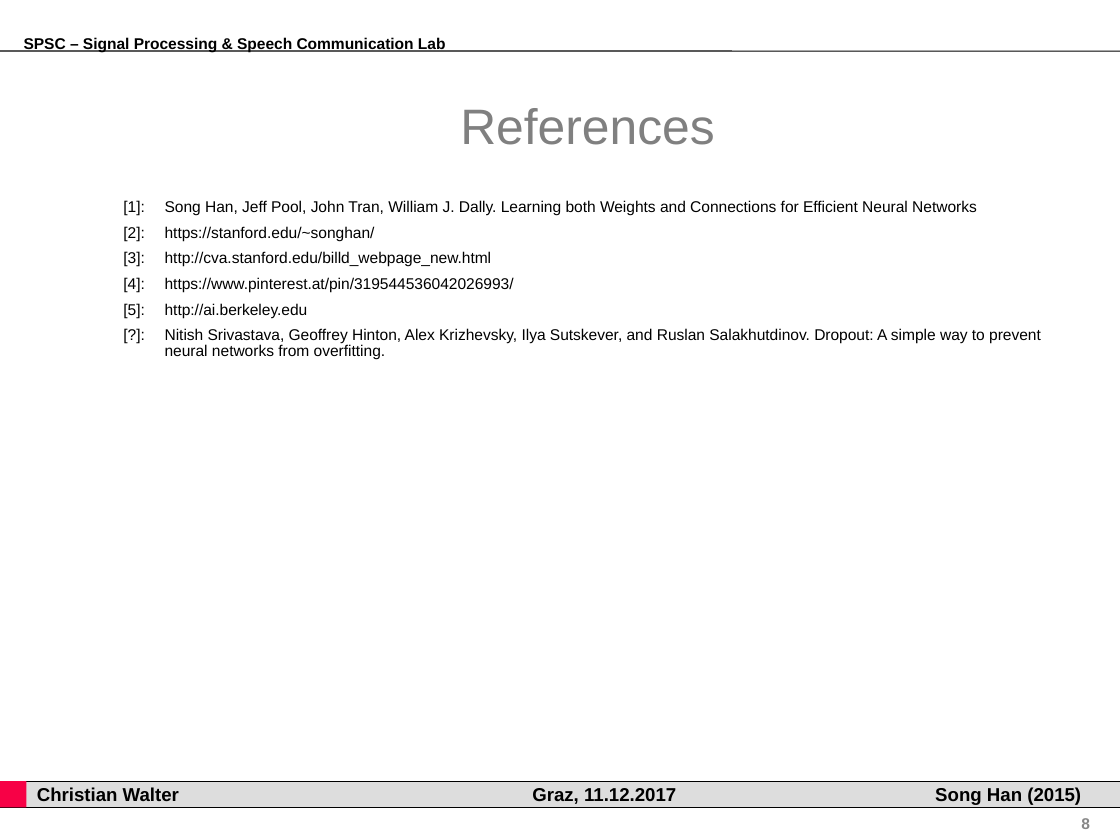
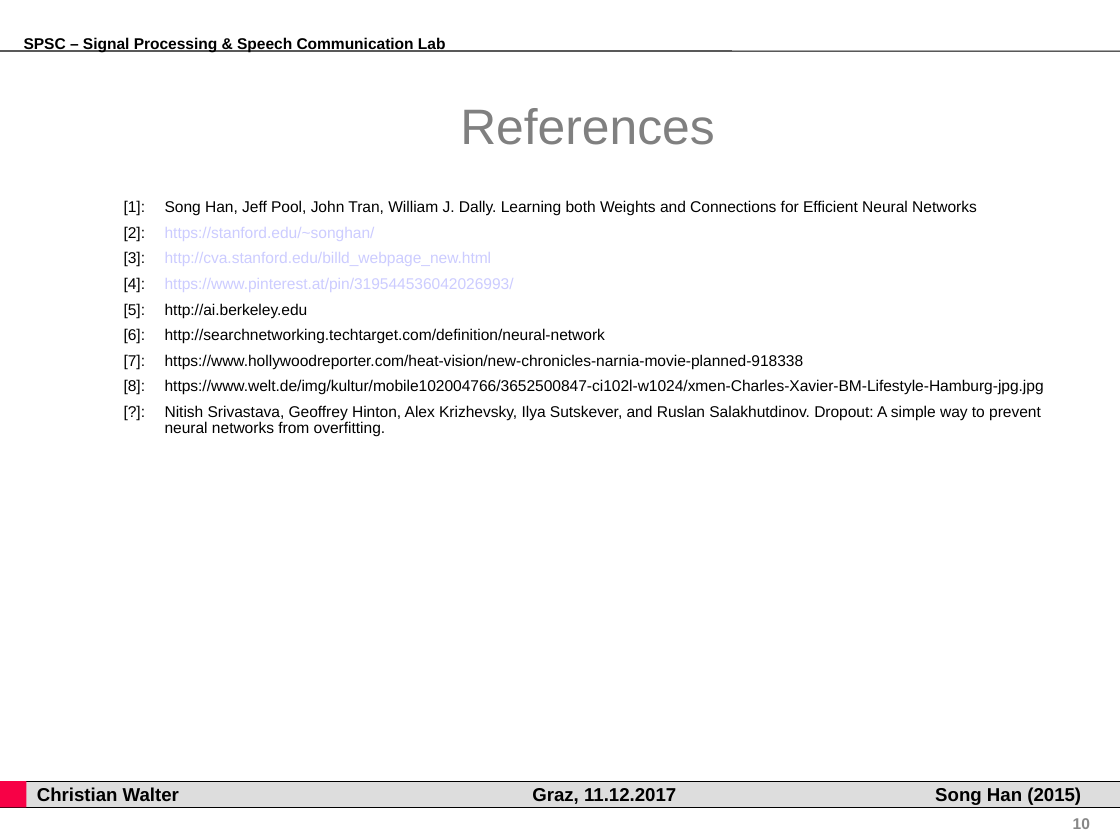
Before and after one commit to gartenschlaefer/present, a slide deck: slide 10 of han2015_learning_weights/han2015_learning_weights.ppt (slide 8 before the commit). Drawn at 1120x840 pixels with LibreOffice and Linux fonts; fonts in the diff are those of the drawing; background and template pictures are left out. Boxes give left, top, right and bottom in pixels: in the first picture for what was removed or moved away, otherwise in the second. Text is boxed around its words. In the diff, an @@ line names an element or a change of style, - is before the commit and + after.

Commit message:
narnia

```diff
--- a/han2015_learning_weights/han2015_learning_weights.ppt
+++ b/han2015_learning_weights/han2015_learning_weights.ppt
@@ text at box(124, 200, 1041, 437): text colour #000000 to #CCCCFF in "https://stanford.edu/~songhan/", "http://cva.stanford.edu/billd_webpage_new.html", "https://www.pinterest.at/pin/319544536042026993/" @@
@@ text at box(124, 328, 1044, 395): paragraphs added @@
+[6]: http://searchnetworking.techtarget.com/definition/neural-network
+[7]: https://www.hollywoodreporter.com/heat-vision/new-chronicles-narnia-movie-planned-918338
+[8]: https://www.welt.de/img/kultur/mobile102004766/3652500847-ci102l-w1024/xmen-Charles-Xavier-BM-Lifestyle-Hamburg-jpg.jpg
@@ page number at box(1073, 818, 1090, 829): text changed @@
-8
+10
```
Also in this commit, not shown: 1 other slide changed, 2 slides added, 10 other files.
